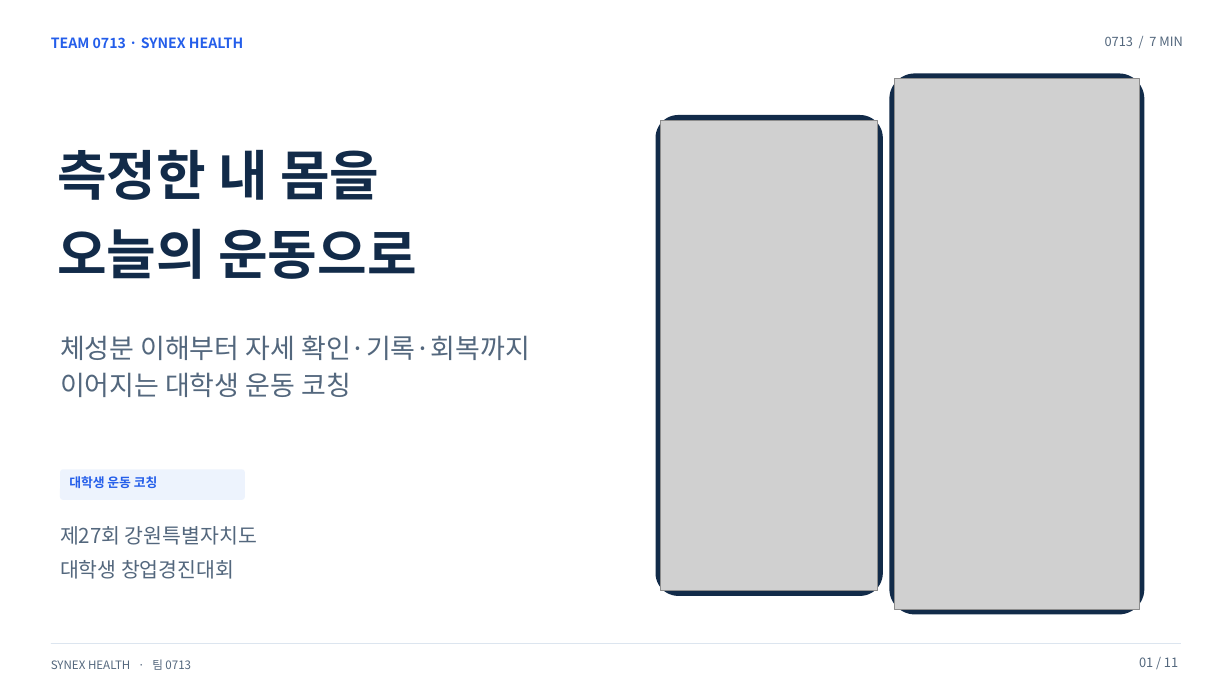
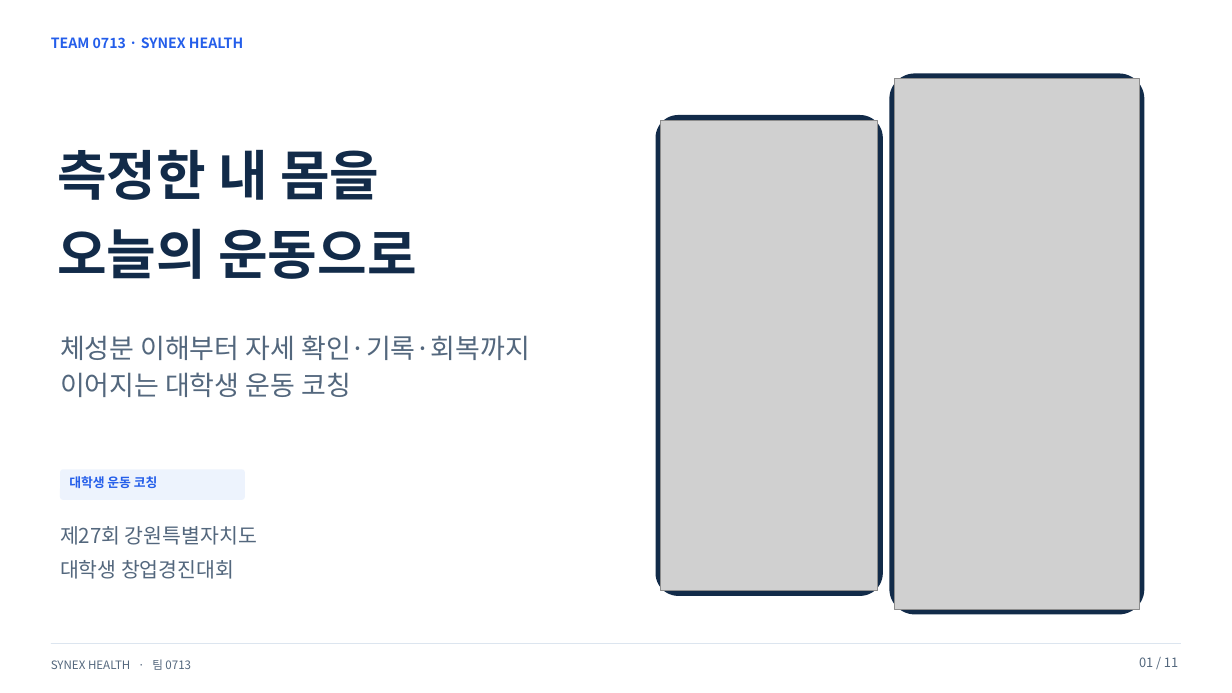
Before and after one commit to hundol047/Synex-Health, a slide deck: slide 1 of docs/pitch-0713/files/Synex_0713_7min.pptx. Drawn at 1232x693 pixels with LibreOffice and Linux fonts; fonts in the diff are those of the drawing; grey boxes stand for pictures. Boxes give left, top, right and bottom in pixels: in the first picture for what was removed or moved away, otherwise in the second. Text is boxed around its words. In the diff, an @@ line names an element or a change of style, - is before the commit and + after.

```diff
--- a/docs/pitch-0713/files/Synex_0713_7min.pptx
+++ b/docs/pitch-0713/files/Synex_0713_7min.pptx
@@ text removed at box(1105, 36, 1182, 46) @@
-0713 / 7 MIN
```
Also in this commit, not shown: 10 other slides changed, 13 other files.
